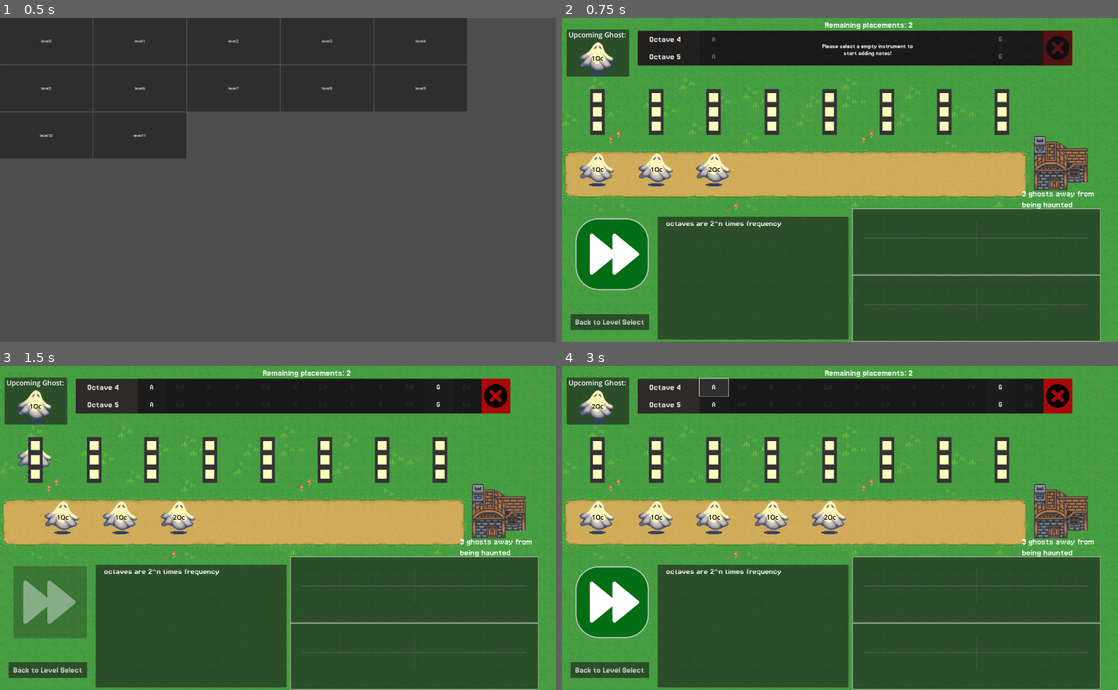
Above: before the commit, frames 1-4 (two rows, left to right).
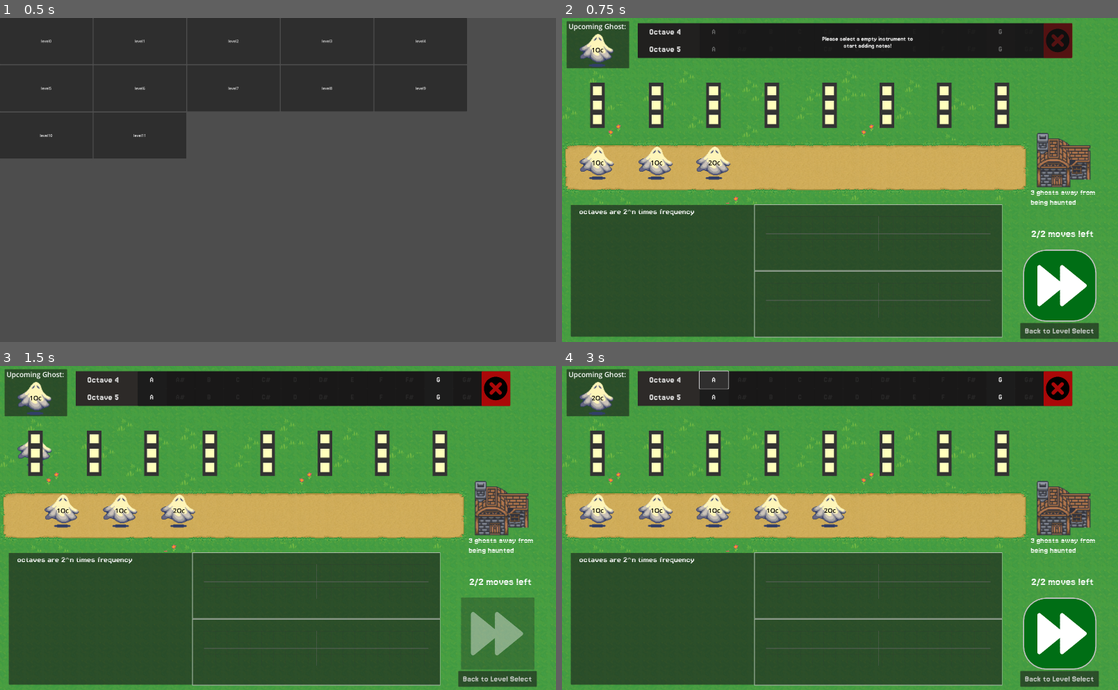
Above: after the commit, the same moments.

Repository: levyy7/Phantom-Frequencies
Game: Godot game, scene res://main_scene.tscn
Two runs of this game, one before a commit and one after it. Both use one fixed random seed, a clock stepped at 60 frames per second and the inputs below.
Inputs (mouse positions are in pixels of both pictures, inside the frame that each line leads up to; where the layout moved, square brackets give the same spot in the first picture):
- Up to frame 1 (0.5 s): no input
- Up to frame 2 (0.75 s): click "level1" at 0.5 s
- Up to frame 3 (1.5 s): click (500, 634) [50, 602] at 1.25 s
- Up to frame 4 (3 s): click (1062, 634) [612, 602] at 2 s; click "A" at 2.75 s

Frame 1 is identical in both runs. In frame 2, 32% of the frame differs, in the area x 0-97%, y 0-100%; in frame 3, 32%; in frame 4, 32%.

Commit message:
ui changes

Diff:
--- a/main_scene.gd
+++ b/main_scene.gd
@@ -4,10 +4,11 @@
 var is_paused: bool = true
 var upcomingGhosts = []
 
+var original_moves_count: int = 2
 var moves_remaining: int = 2:
 	set(new_moves_remaining):
 		moves_remaining=new_moves_remaining
-		$"UI frame/Actions_text".text="Remaining placements: "+str(moves_remaining)
+		$"UI frame/Actions_text".text = str(moves_remaining) + "/" + str(original_moves_count) + " moves left"
 
 var lives: int = 3:
 	set(newLives):
@@ -25,6 +26,8 @@
 	lives = Global.lives
 	$Map/TileManager.fill_with_enemies(initalGhosts)
 	$"UI frame/TowerUI".initializeNoteButtons(level.note_names, level.notes)
+
+	moves_remaining = original_moves_count
 	popNextGhost()
 
 func _unhandled_input(event: InputEvent) -> void:
@@ -75,7 +78,7 @@
 	#next_round_button.text = "Next Round"
 
 	get_node("UI frame/TowerUI").usedSlotsRound = [] as Array[TowerSlot]
-	moves_remaining = 2
+	moves_remaining = original_moves_count
 	$"UI frame/TowerUI/Action_overlay".moves_remaining_updated(moves_remaining, [] as Array[TowerSlot])
 
 func checkWinLoseCriteria():
--- a/main_scene.tscn
+++ b/main_scene.tscn
@@ -26,7 +26,7 @@
 script = ExtResource("1_b5ekj")
 
 [node name="Map" parent="." instance=ExtResource("3_4x4u7")]
-position = Vector2(36, 327)
+position = Vector2(36, 298)
 
 [node name="UI frame" type="ReferenceRect" parent="."]
 offset_left = 31.0
@@ -38,22 +38,24 @@
 
 [node name="Actions_text" type="Label" parent="UI frame"]
 layout_mode = 0
-offset_left = 1106.0
-offset_top = -836.0
-offset_right = 1377.0
-offset_bottom = -795.0
-scale = Vector2(1.4, 1.4)
-theme_override_font_sizes/font_size = 20
-text = "Remaining placements: 2"
+offset_left = 1920.0
+offset_top = 62.0
+offset_right = 2177.0
+offset_bottom = 97.0
+scale = Vector2(1.65, 1.65)
+theme_override_font_sizes/font_size = 28
+text = "2/2 moves left
+"
 label_settings = SubResource("LabelSettings_p5aby")
+horizontal_alignment = 1
 
 [node name="BackButton" type="Button" parent="UI frame"]
 process_mode = 3
 layout_mode = 0
-offset_left = 9.0
-offset_top = 436.0
-offset_right = 348.0
-offset_bottom = 504.0
+offset_left = 1950.0
+offset_top = 474.0
+offset_right = 2289.0
+offset_bottom = 542.0
 theme_override_fonts/font = ExtResource("2_cdbx5")
 theme_override_font_sizes/font_size = 40
 text = "Back to Level Select"
@@ -61,10 +63,10 @@
 [node name="NextRoundButton" type="Button" parent="UI frame"]
 process_mode = 3
 layout_mode = 0
-offset_left = 30.0
-offset_top = 21.0
-offset_right = 347.0
-offset_bottom = 332.0
+offset_left = 1962.0
+offset_top = 157.0
+offset_right = 2279.0
+offset_bottom = 468.0
 focus_mode = 0
 theme_override_font_sizes/font_size = 40
 theme_override_icons/icon = ExtResource("4_acbbv")
@@ -74,25 +76,25 @@
 
 [node name="VBoxContainer" parent="UI frame" instance=ExtResource("3_yt8cq")]
 layout_mode = 0
-offset_left = 1226.0
-offset_top = -19.0
-offset_right = 2295.0
-offset_bottom = 553.0
+offset_left = 803.0
+offset_top = -37.0
+offset_right = 1872.0
+offset_bottom = 535.0
 
 [node name="TowerUI" parent="UI frame" instance=ExtResource("3_u5air")]
 layout_mode = 0
 offset_left = 299.0
-offset_top = -789.0
+offset_top = -821.0
 offset_right = 1549.0
-offset_bottom = -689.0
+offset_bottom = -721.0
 scale = Vector2(1.5, 1.5)
 
 [node name="TutorialPanel" type="Panel" parent="UI frame"]
 layout_mode = 0
-offset_left = 385.0
-offset_top = 14.0
-offset_right = 1209.0
-offset_bottom = 545.0
+offset_left = 10.0
+offset_top = -37.0
+offset_right = 801.0
+offset_bottom = 533.0
 
 [node name="TutorialText" type="Label" parent="UI frame/TutorialPanel"]
 layout_mode = 0
@@ -108,26 +110,26 @@
 
 [node name="Lives_text" type="Label" parent="UI frame"]
 layout_mode = 0
-offset_left = 1957.0
-offset_top = -107.0
-offset_right = 2232.0
+offset_left = 1995.0
+offset_top = -110.0
+offset_right = 2264.0
 offset_bottom = -58.0
-scale = Vector2(1.4, 1.4)
+scale = Vector2(1.25, 1.25)
 theme_override_font_sizes/font_size = 20
 text = "Remaining life: 2"
 label_settings = SubResource("LabelSettings_p5aby")
 autowrap_mode = 2
 
 [node name="House" type="Sprite2D" parent="UI frame"]
-position = Vector2(2129, -215)
+position = Vector2(2141, -228)
 scale = Vector2(3.61184, 3.29054)
 texture = ExtResource("8_g7d3c")
 
 [node name="EnemyPreviewPanel" type="Panel" parent="."]
 offset_left = 23.0
-offset_top = 91.0
+offset_top = 55.0
 offset_right = 293.0
-offset_bottom = 294.0
+offset_bottom = 258.0
 
 [node name="EnemyPreview" type="Container" parent="EnemyPreviewPanel"]
 process_mode = 3
